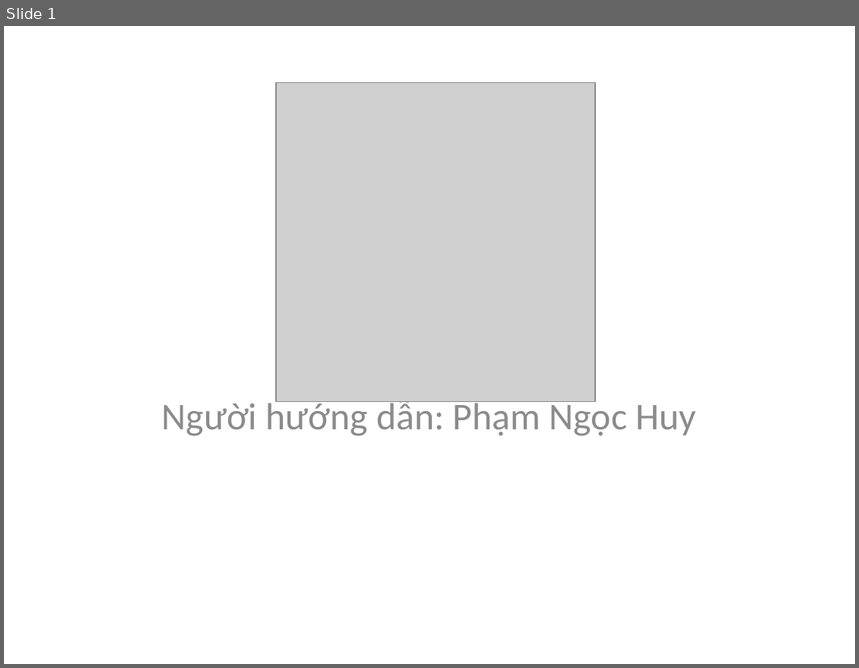
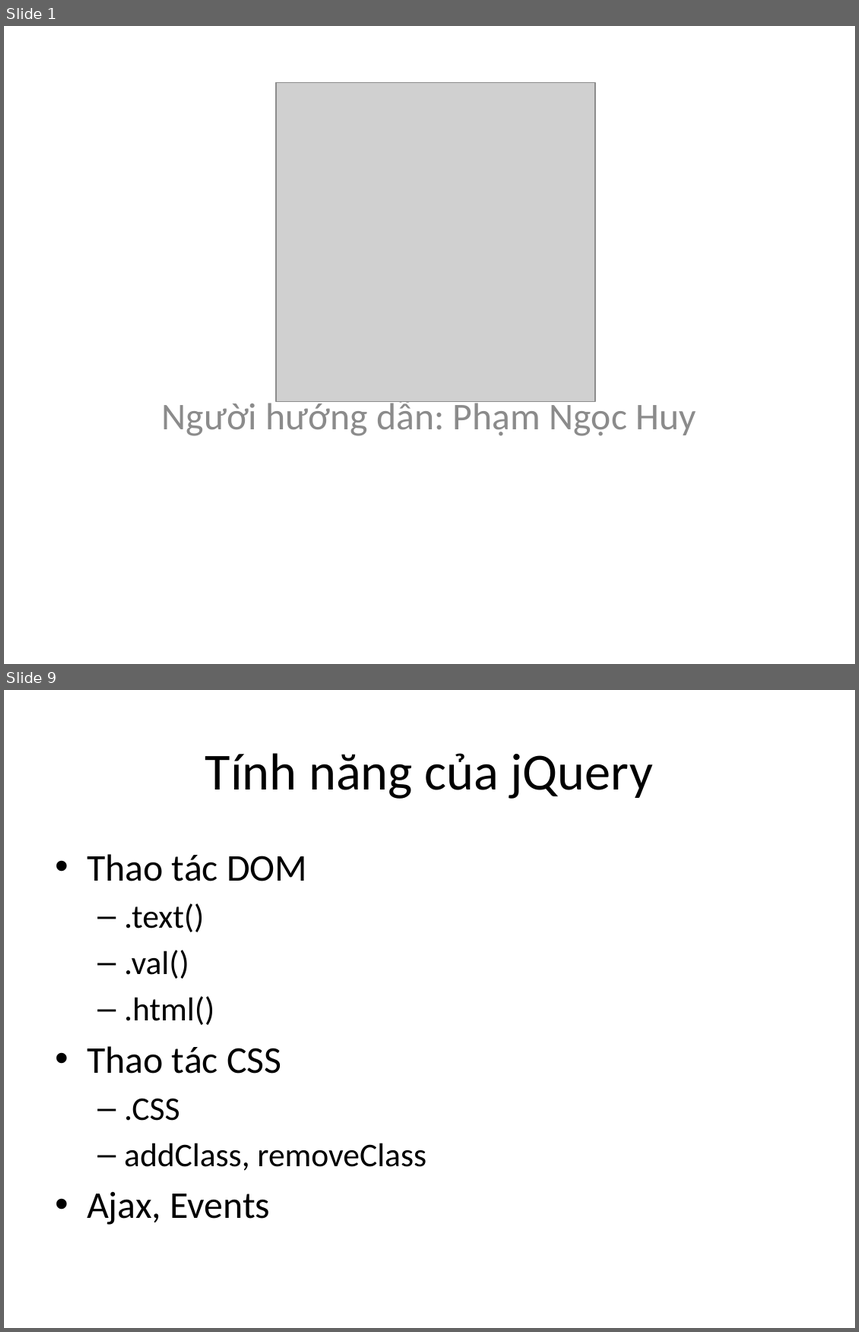
Before and after one commit to phithanh97cs/T3H, a slide deck: Front-end/5. jQuery vs JS/jQuery.pptx. Shown one above the other, each under a label of ours: slide 1 before the commit, slides 1 and 9 after it; the slides between them are not shown. The pictures are 859x668 and 859x1332 pixels, drawn with LibreOffice and Linux fonts; fonts in the diff are those of the drawing; grey boxes stand for pictures. Boxes give left, top, right and bottom in pixels: in the first picture for what was removed or moved away, otherwise in the second. Text is boxed around its words. In the diff, an @@ line names an element or a change of style, - is before the commit and + after.

```diff
--- a/Front-end/5. jQuery vs JS/jQuery.pptx
+++ b/Front-end/5. jQuery vs JS/jQuery.pptx
@@ slide 9 added at (x1=4, y1=690, x2=855, y2=1328), background #FFFFFF @@
@@ title added at (x1=205, y1=753, x2=653, y2=799), 44 pt, text #000000 @@
+Tính năng của jQuery
@@ text added at (x1=87, y1=854, x2=427, y2=1225), 28 pt, text #000000 @@
+• Thao tác DOM
+  – .text()
+  – .val()
+  – .html()
+• Thao tác CSS
+  – .CSS
+  – addClass, removeClass
+• Ajax, Events
```
Also in this commit, not shown: 2 slides changed, 17 other slides added, 5 other files.
